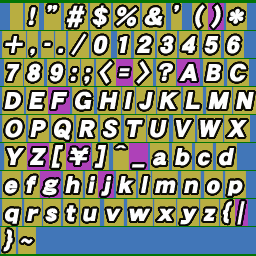
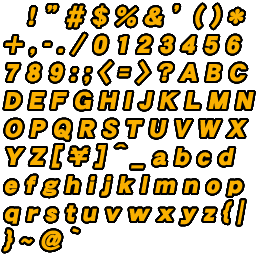
Revision of a layered 256x256 image; what changed, layer by layer:
showed group "元の数字" (1 layers) over (3, 4, 254, 252)
renamed "! ”# $ % & ’( ) * + , - . のコピー" to "! ”# $ % & ’( ) * + , - . / 0 1 2 3 4 5 6 7 8 9 : ; < = >", painted on it over (3, 4, 254, 252)
hid "レイヤー 3" over (1, 2, 256, 254)
renamed "レイヤー 2" to "シェイプ 5", hid it, painted on it over (1, 3, 256, 254)
hid "レイヤー 1" over (0, 0, 256, 256)
